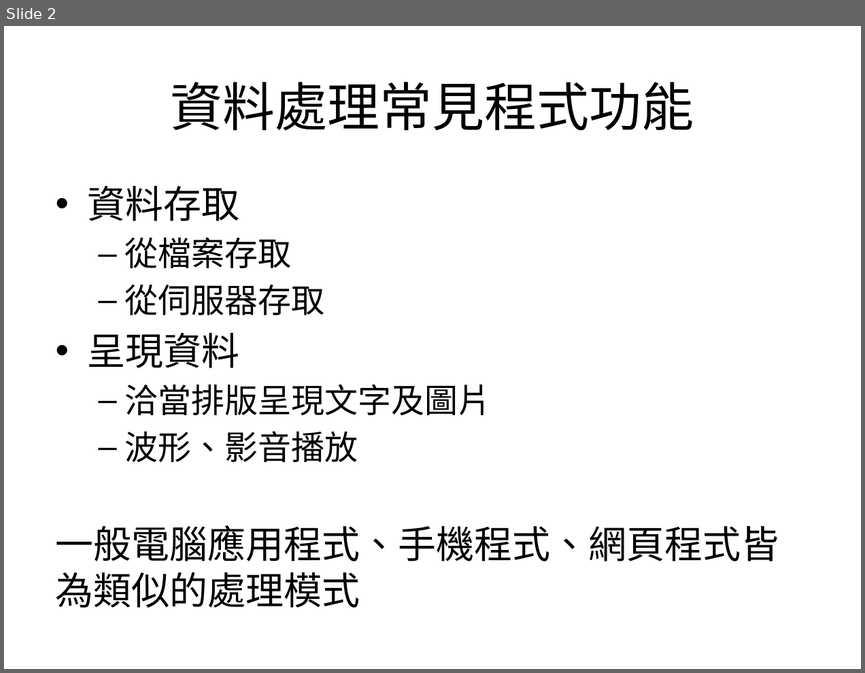
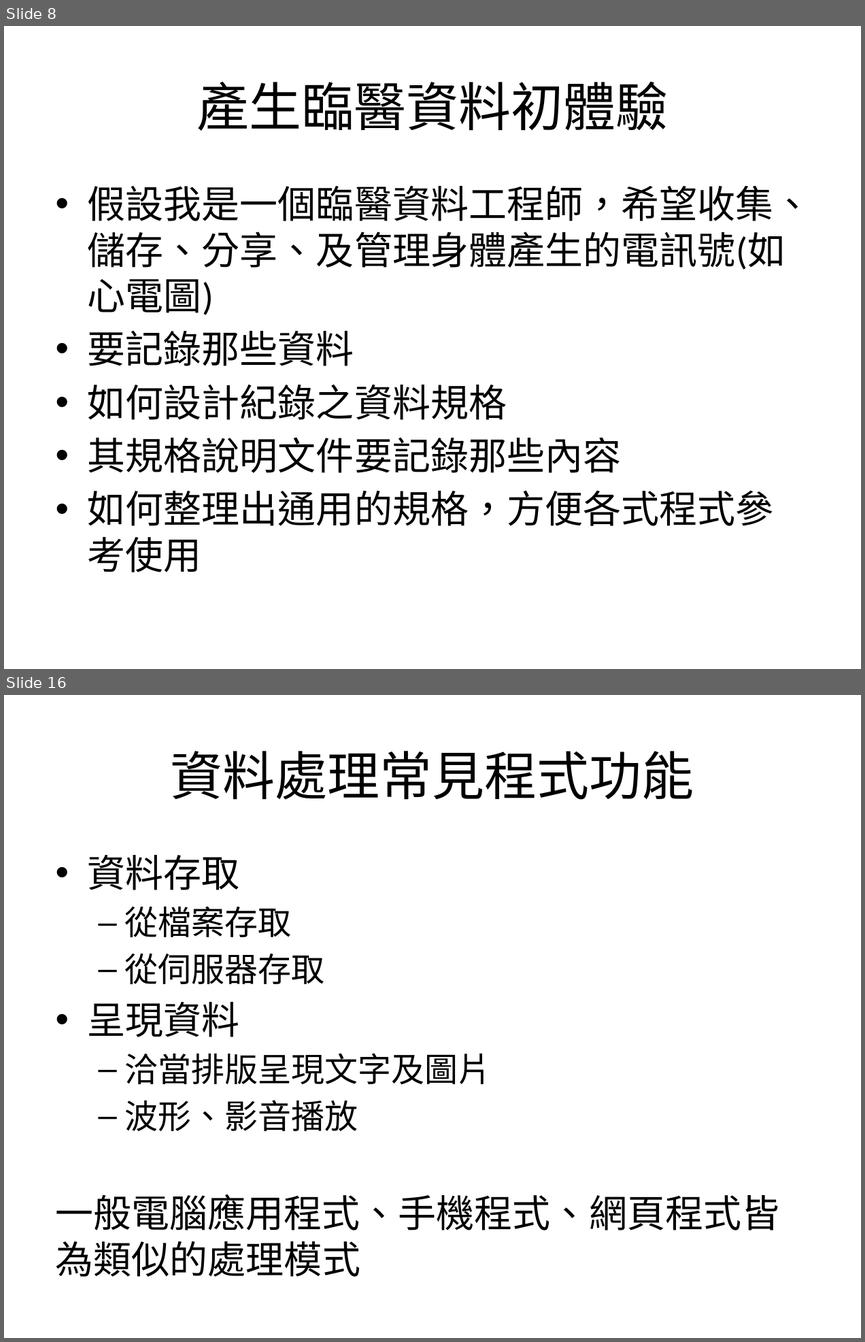
Before and after one commit to mos2718/MICexp, a slide deck: basicDataProcess/S3_DataIO_Process.pptx. Shown one above the other, each under a label of ours: slide 2 before the commit, slides 8 and 16 after it; the slides between them are not shown. The pictures are 865x673 and 865x1342 pixels, drawn with LibreOffice and Linux fonts; fonts in the diff are those of the drawing. Boxes give left, top, right and bottom in pixels: in the first picture for what was removed or moved away, otherwise in the second. Text is boxed around its words. In the diff, an @@ line names an element or a change of style, - is before the commit and + after.

```diff
--- a/basicDataProcess/S3_DataIO_Process.pptx
+++ b/basicDataProcess/S3_DataIO_Process.pptx
@@ slide 8 added at [4, 26, 861, 669], background #FFFFFF @@
@@ title added at [196, 81, 668, 131], 44 pt, text #000000 @@
+產生臨醫資料初體驗
@@ text added at [88, 186, 811, 572], 32 pt, text #000000 @@
+• 假設我是一個臨醫資料工程師，希望收集、儲存、分享、及管理身體產生的電訊號(如心電圖)
+• 要記錄那些資料
+• 如何設計紀錄之資料規格
+• 其規格說明文件要記錄那些內容
+• 如何整理出通用的規格，方便各式程式參考使用
@@ what was slide 2 is now slide 16 @@
```
Also in this commit, not shown: 1 slide changed, 13 other slides added, 2 other files.
